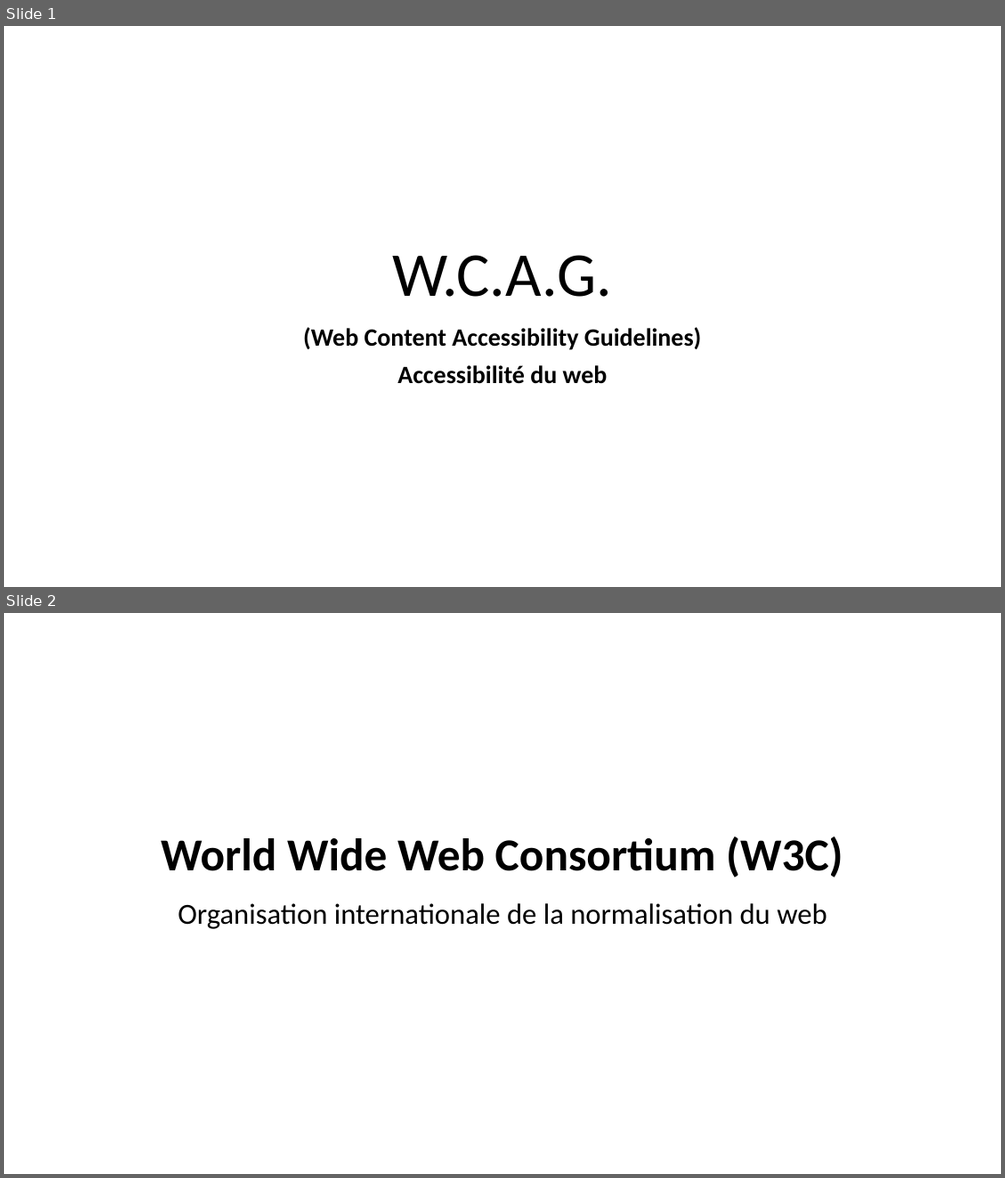
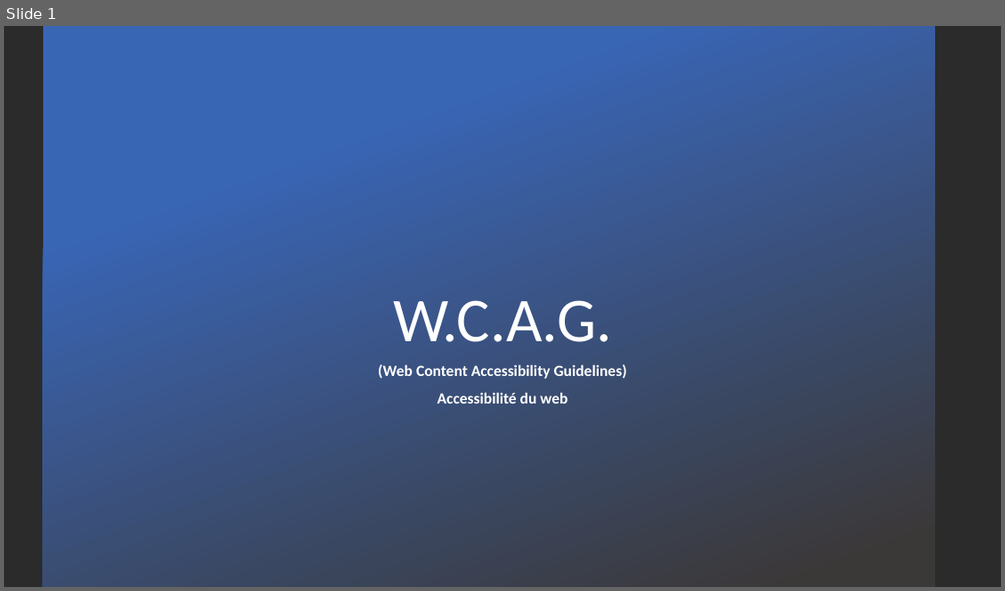
Before and after one commit to zacouse/GestionStages, a slide deck: PrésentationDéfi/WACG.pptx. Shown one above the other, each under a label of ours: slides 1 and 2 before the commit, slide 1 after it. The pictures are 1005x1178 and 1005x591 pixels, drawn with LibreOffice and Linux fonts; fonts in the diff are those of the drawing; background and template pictures are left out; a plain dark background stands for a picture behind light text. Boxes give left, top, right and bottom in pixels: in the first picture for what was removed or moved away, otherwise in the second. Text is boxed around its words. In the diff, an @@ line names an element or a change of style, - is before the commit and + after.

```diff
--- a/PrésentationDéfi/WACG.pptx
+++ b/PrésentationDéfi/WACG.pptx
@@ slide 2 removed at [4, 613, 1001, 1174], background #FFFFFF @@
@@ title removed at [161, 836, 843, 877] @@
-World Wide Web Consortium (W3C)
@@ text removed at [178, 903, 826, 929] @@
-Organisation internationale de la normalisation du web
@@ slide 1 changed as well @@
@@ background #FFFFFF to picture (left out) @@
@@ rectangle added at [43, 26, 935, 587], fill gradient #3965B5 to #3B3838 @@
@@ title "W.C.A.G.": place and size @@
-title "W.C.A.G." at [393, 255, 612, 297]
+title "W.C.A.G." at [393, 300, 612, 342]
@@ title "W.C.A.G." at [393, 300, 612, 342]: text colour #000000 to #FFFFFF @@
@@ subtitle "(Web Content Accessibility Guidelines)": place and size @@
-subtitle "(Web Content Accessibility Guidelines)" at [303, 327, 702, 384]
+subtitle "(Web Content Accessibility Guidelines)" at [378, 364, 627, 403]
@@ subtitle "(Web Content Accessibility Guidelines)" at [378, 364, 627, 403]: size 24 to 15 pt, text colour #000000 to #FFFFFF @@
```
Also in this commit, not shown: 9 slides added, 4 other slides removed.
